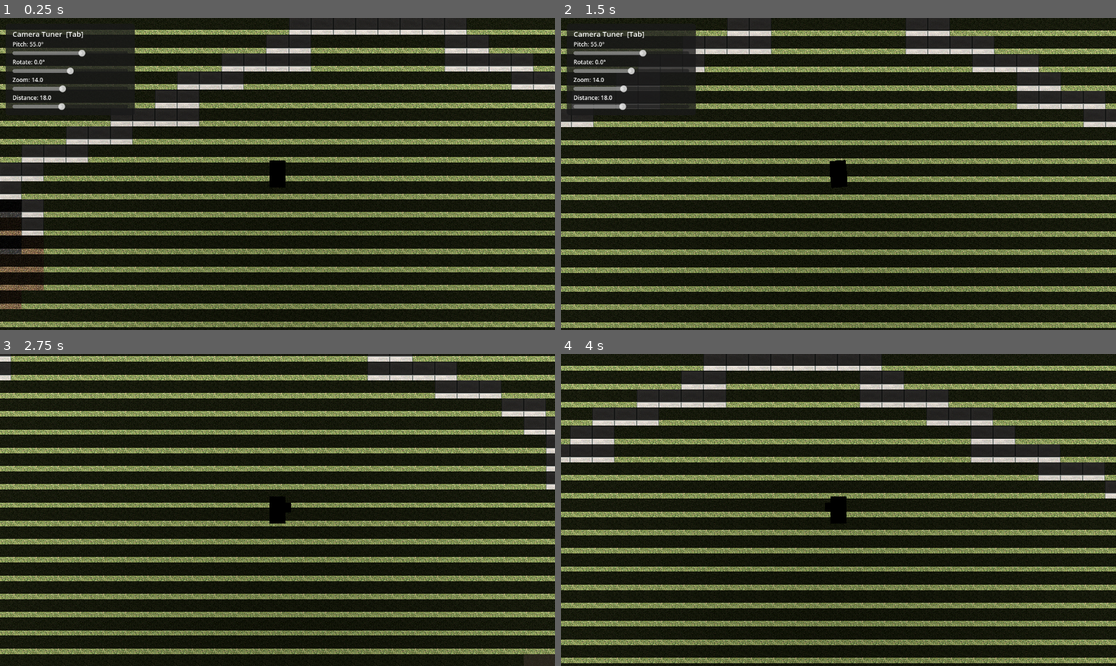
Above: before the commit, frames 1-4 (two rows, left to right).
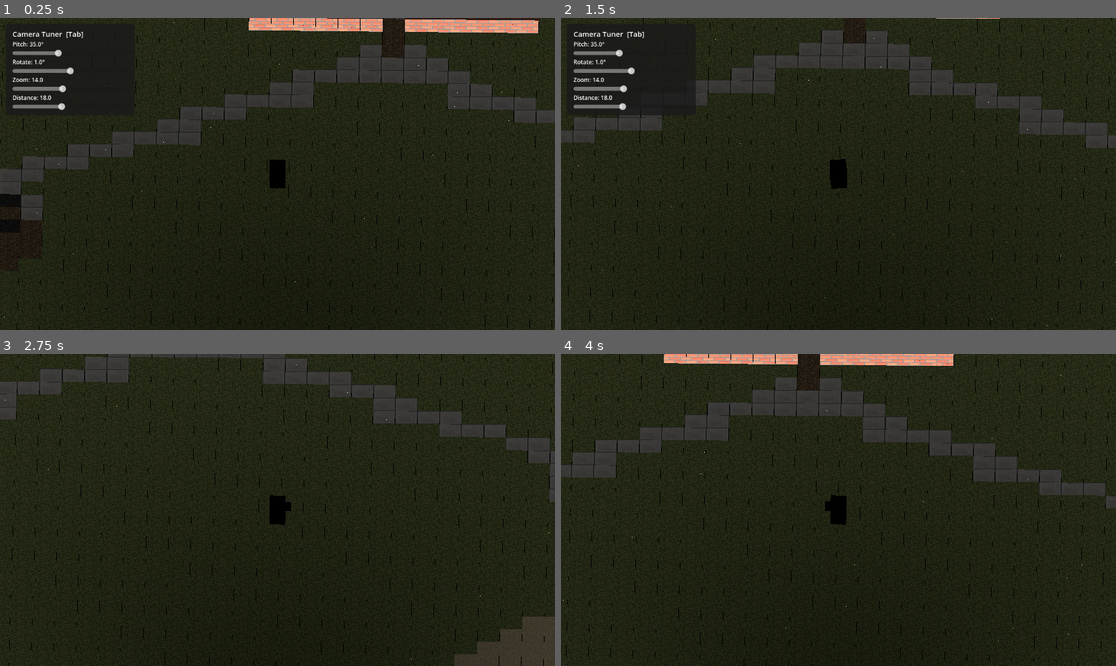
Above: after the commit, the same moments.

Repository: ninthfreak/ActionAdventureVoxel
Game: Godot game, scene res://scenes/main.tscn
The game is run twice, just before and just after one commit, with the same random seed, the same clock (stepped at 60 frames per second) and the same inputs.
Inputs:
- Up to frame 1 (0.25 s): no input
- Up to frame 2 (1.5 s): tap Enter at 0.5 s; hold D (move_right) 0.53-1.28 s; hold Tab (toggle_tuner) 0.53-1.28 s; hold S (move_down) from 1.28 s (still down); tap Tab (toggle_tuner) at 1.35 s
- Up to frame 3 (2.75 s): release S (move_down) at 2.03 s; hold D (move_right) from 2.03 s (still down); hold Tab (toggle_tuner) from 2.03 s (still down)
- Up to frame 4 (4 s): release D (move_right) at 2.78 s; release Tab (toggle_tuner) at 2.78 s; hold W (move_up) 2.78-3.53 s; tap Tab (toggle_tuner) at 2.85 s; hold A (move_left) from 3.53 s (still down); hold Tab (toggle_tuner) from 3.53 s (still down)

The runs differ from the first frame. In frame 1, 43% of the frame differs, in the area x 0-100%, y 0-100%; in frame 2, 42%; in frame 3, 44%; in frame 4, 46%.

Commit message:
Brighten scene, set pitch 35, rotation 1 with 0.25 step
- Key light energy 0.9 -> 1.4, fill light 0.35 -> 0.6
- Default pitch 35 degrees, default rotation 1 degree
- Rotation slider step 0.5 -> 0.25 for finer control

Co-Authored-By: Claude Opus 4.6 <noreply@anthropic.com>
Claude-Session: https://claude.ai/code/session_0168A7UbHfBLMdtnJfLHTF79

Diff:
--- a/scenes/main.tscn
+++ b/scenes/main.tscn
@@ -92,12 +92,12 @@
 
 [node name="KeyLight" type="DirectionalLight3D" parent="."]
 transform = Transform3D(1, 0, 0, 0, 0, -1, 0, 1, 0, 0, 10, 0)
-light_energy = 0.9
+light_energy = 1.4
 shadow_enabled = true
 
 [node name="FillLight" type="DirectionalLight3D" parent="."]
 transform = Transform3D(1, 0, 0, 0, -0.259, -0.966, 0, 0.966, -0.259, 0, 10, 0)
-light_energy = 0.35
+light_energy = 0.6
 shadow_enabled = false
 
 [node name="Player" type="CharacterBody3D" parent="."]
@@ -116,8 +116,8 @@
 
 [node name="CameraRig" type="Node3D" parent="."]
 script = ExtResource("2_camrig")
-camera_pitch_degrees = 55.0
-camera_rotate_degrees = 0.0
+camera_pitch_degrees = 35.0
+camera_rotate_degrees = 1.0
 camera_distance = 18.0
 camera_view_size = 14.0
 target_path = NodePath("../Player")
--- a/scripts/camera_tuner.gd
+++ b/scripts/camera_tuner.gd
@@ -54,7 +54,7 @@
 	_pitch_slider.value_changed.connect(_on_pitch_changed)
 
 	_rotate_label = Label.new()
-	_rotate_slider = _add_slider(vbox, _rotate_label, -180.0, 180.0, 0.5)
+	_rotate_slider = _add_slider(vbox, _rotate_label, -180.0, 180.0, 0.25)
 	_rotate_slider.value_changed.connect(_on_rotate_changed)
 
 	_size_label = Label.new()
